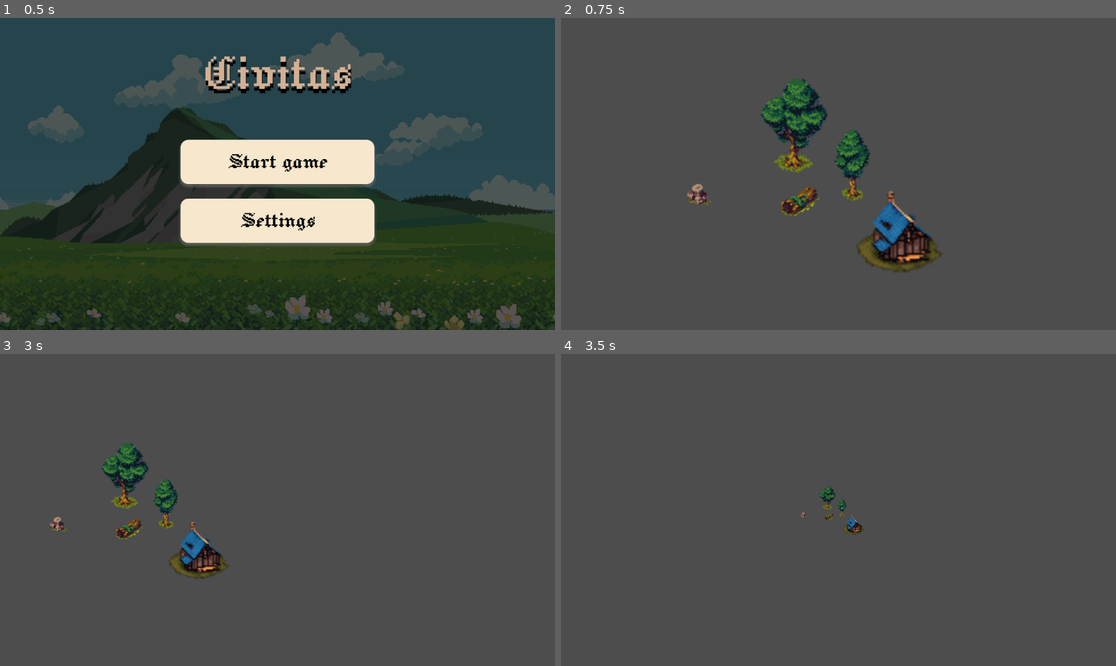
Above: before the commit, frames 1-4 (two rows, left to right).
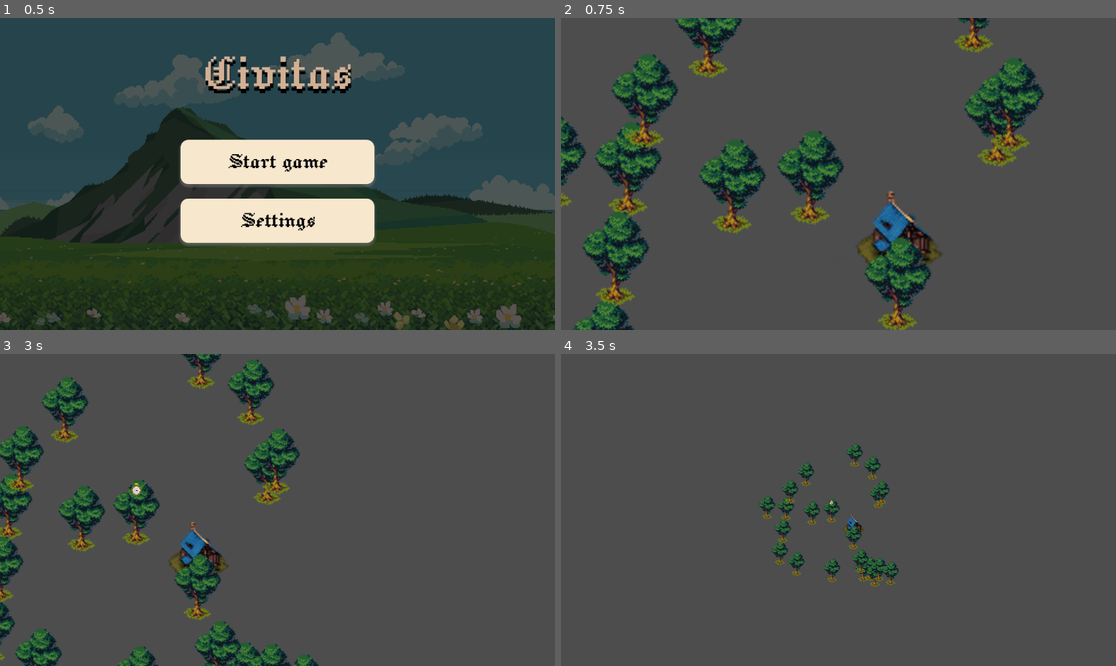
Above: after the commit, the same moments.

Repository: Benji4021/Civitas
Game: Godot game, scene res://Szenen/StartScreen.tscn
Two runs of this game, one before a commit and one after it. Both use one fixed random seed, a clock stepped at 60 frames per second and the inputs below.
Inputs (mouse positions are in pixels of both pictures, inside the frame that each line leads up to):
- Up to frame 1 (0.5 s): no input
- Up to frame 2 (0.75 s): click "Start game" at 0.5 s
- Up to frame 3 (3 s): tap Enter at 1.25, 2.75 s; drag from (233, 463) to (138, 528) at 1.27 s; tap Space at 2 s; drag from (288, 500) to (138, 528) at 2.02 s; hold D (right) from 2.78 s (still down); hold Mouse wheel up (zoom_in) from 2.78 s (still down); click (138, 528) at 2.92 s
- Up to frame 4 (3.5 s): keep holding D (right); keep holding Mouse wheel up (zoom_in)

Frame 1 is identical in both runs. In frame 2, 19% of the frame differs, in the area x 0-88%, y 0-100%; in frame 3, 12%; in frame 4, 2.4%.

Commit message:
Terrain-, Click- und Miningtime änderungen
Click ist jetz ein eigenes Script was von dem abbauen getrennt ist.

Abbauen hat jetz eine variable statt fixer zeit

Generator platziert random Bäume

Diff:
--- a/civitas/Scripts/ClockPopup.gd
+++ b/civitas/Scripts/ClockPopup.gd
@@ -1,14 +1,24 @@
 extends Node2D
 
-func start():
+func start(duration: float):
 	modulate.a = 1.0
-	position = Vector2(0, -20)
+	#position = Vector2(0, -20)
+	var start_y = position.y
+
 
 	var tween = get_tree().create_tween()
-	tween.set_loops(6)
+	var loop_time := 0.5
+	var loops :=int(duration/loop_time)
+	if loops < 1: loops = 1
+	tween.set_loops(loops)
 
-	tween.tween_property(self, "position:y", -30, 0.25)
-	tween.tween_property(self, "position:y", -20, 0.25)
+	tween.tween_property(self, "position:y", start_y - 10, 0.25)
+	tween.tween_property(self, "position:y", start_y, 0.25)
+
+	#für baum auch sowas nehmen
+	# Optional: nach Ende des Abbaus Popup ausblenden
+	# var fade = get_tree().create_tween()
+	# fade.tween_property(self, "modulate:a", 0.0, 0.3)
 
 
 	#await get_tree().create_timer(3.0).timeout
--- /dev/null
+++ b/civitas/Scripts/Global/Terrain_Generator.gd
@@ -0,0 +1,25 @@
+extends Node2D
+
+@export var tree_scene: PackedScene
+@export var amount := 20
+@export var min_time := 1.0
+@export var max_time := 5.0
+
+func _ready():
+	randomize()
+	generate_trees()
+
+func generate_trees():
+	for i in range(amount):
+		var tree = tree_scene.instantiate()
+
+		# zufällige Position (Beispiel)
+		tree.position = Vector2(
+			randf_range(-300, 300),
+			randf_range(-300, 300)
+		)
+
+		# zufällige Abbauzeit vergeben
+		tree.removal_time = randf_range(min_time, max_time)
+
+		add_child(tree)
--- a/civitas/Scripts/clickable.gd
+++ b/civitas/Scripts/clickable.gd
@@ -1,30 +1,10 @@
 extends Area2D
 
-@export var clock_popup_scene: PackedScene
-
-var clicked := false
+signal clicked
 
 func _ready():
 	input_pickable = true
 
-func _input_event(_viewport, event, _shape_idx):
-	if event is InputEventMouseButton \
-	and event.pressed \
-	and event.button_index == MOUSE_BUTTON_LEFT \
-	and not clicked:
-
-		clicked = true
-		handle_click()
-
-
-func handle_click():
-	print("Object!")
-
-	if clock_popup_scene:
-		var popup = clock_popup_scene.instantiate()
-		add_child(popup)
-		popup.start()
-
-	# 3 sek dann Szene löschen
-	await get_tree().create_timer(3.0).timeout
-	queue_free()
+func _input_event(_v, event, _i):
+	if event is InputEventMouseButton and event.pressed and event.button_index == MOUSE_BUTTON_LEFT:
+		emit_signal("clicked")
--- a/civitas/Scripts/map.gd
+++ b/civitas/Scripts/map.gd
@@ -26,7 +26,7 @@
 		return false
 
 	# Place your house
-	var house = preload("res://Assets/house.png").instantiate()
+	var house = preload("res://Szenen/Buildings/TestHouse.tscn").instantiate()
 	house.position = map_to_local(cell)
 	add_child(house)
 
--- /dev/null
+++ b/civitas/Scripts/terrain.gd
@@ -0,0 +1,31 @@
+extends Area2D
+
+@export var clock_popup_scene: PackedScene
+@export var removal_time := 2
+
+
+var clicked := false
+
+func _ready():
+	$Clickable.connect("clicked", _on_clicked)
+
+func _on_clicked():
+	if not clicked:
+		clicked = true
+		handle_click()
+
+
+func handle_click():
+	print("Object!")
+
+	if clock_popup_scene:
+		var popup = clock_popup_scene.instantiate()
+		add_child(popup)
+		popup.position = Vector2(0, -32)
+
+		if popup.has_method("start"):
+			popup.start(removal_time)
+
+	# 3 sek dann Szene löschen
+	await get_tree().create_timer(removal_time).timeout
+	queue_free()
--- a/civitas/Szenen/ClockPopup.tscn
+++ b/civitas/Szenen/ClockPopup.tscn
@@ -1,11 +1,10 @@
 [gd_scene load_steps=3 format=3 uid="uid://b65xy5tq46i7n"]
 
-[ext_resource type="Script" uid="uid://4s443l1si33l" path="res://ClockPopup.gd" id="1_l8vqc"]
+[ext_resource type="Script" uid="uid://4s443l1si33l" path="res://Scripts/ClockPopup.gd" id="1_l8vqc"]
 [ext_resource type="Texture2D" uid="uid://bfw4fs1fm2si7" path="res://Assets/Special/clock.png" id="2_wli28"]
 
 [node name="ClockPopup" type="Node2D"]
 script = ExtResource("1_l8vqc")
 
 [node name="Sprite2D" type="Sprite2D" parent="."]
-scale = Vector2(0.025, 0.025)
 texture = ExtResource("2_wli28")
--- a/civitas/Szenen/Main.tscn
+++ b/civitas/Szenen/Main.tscn
@@ -1,25 +1,10 @@
-[gd_scene load_steps=11 format=4 uid="uid://c7gaeajity5ts"]
-
+[gd_scene load_steps=6 format=3 uid="uid://c7gaeajity5ts"]
 
 [ext_resource type="Script" uid="uid://bl2ylwabts7xs" path="res://Scripts/camera.gd" id="1_cam"]
-[ext_resource type="Texture2D" uid="uid://dksx1g0c8lrkk" path="res://Assets/TopDownFantasy-Forest/Tiles/spritesheet.png" id="2_tex"]
 [ext_resource type="PackedScene" uid="uid://d2gjndsdup4kr" path="res://Szenen/Terrain/big_Tree.tscn" id="3_big"]
-[ext_resource type="PackedScene" uid="uid://rn2cxvngeeb8" path="res://Szenen/Terrain/small_Tree.tscn" id="4_small"]
-[ext_resource type="PackedScene" uid="uid://bk2rdkiu3ymdr" path="res://Szenen/Terrain/stone.tscn" id="5_stone"]
-[ext_resource type="PackedScene" uid="uid://c75r3ex3jft7i" path="res://Szenen/Terrain/trunk.tscn" id="6_trunk"]
+[ext_resource type="Script" uid="uid://c0nlk0ggqgikl" path="res://Scripts/Global/Terrain_Generator.gd" id="5_64mrx"]
 [ext_resource type="PackedScene" uid="uid://vwllfvx6nkwv" path="res://Szenen/Buildings/TestHouse.tscn" id="7_house"]
-[ext_resource type="PackedScene" uid="uid://77qt1jvdsb8f" path="res://Szenen/MainUI.tscn" id="8_ui"]
-
-
-[sub_resource type="TileSetAtlasSource" id="TileSetAtlasSource_org3e"]
-texture = ExtResource("2_tex")
-texture_region_size = Vector2i(32, 32)
-0:0/0 = 0
-
-[sub_resource type="TileSet" id="TileSet_0r0to"]
-tile_shape = 1
-tile_size = Vector2i(32, 16)
-sources/0 = SubResource("TileSetAtlasSource_org3e")
+[ext_resource type="PackedScene" uid="uid://77qt1jvdsb8f" path="res://Szenen/Test/MainUI.tscn" id="8_ui"]
 
 [node name="Node2D" type="Node2D"]
 
@@ -29,23 +14,16 @@
 script = ExtResource("1_cam")
 
 [node name="MainUi" parent="Camera2D" instance=ExtResource("8_ui")]
-offset_left = -386.00006
-offset_top = -132.00003
-offset_right = -386.00006
-offset_bottom = -132.00003
 scale = Vector2(0.6, 0.4)
-
-[node name="Tree" parent="." instance=ExtResource("3_big")]
-position = Vector2(-46, -50)
-
-[node name="Tree2" parent="." instance=ExtResource("4_small")]
-position = Vector2(14, -9)
-
-[node name="Tree3" parent="." instance=ExtResource("5_stone")]
-position = Vector2(-144, 21)
-
-[node name="Tree4" parent="." instance=ExtResource("6_trunk")]
-position = Vector2(-40, 28)
+transform = Transform2D(0.6, 0, 0, 0.4, 0, 0)
 
 [node name="TestHouse" parent="." instance=ExtResource("7_house")]
 position = Vector2(62, 62)
+
+[node name="Tree" parent="." instance=ExtResource("3_big")]
+position = Vector2(-29, 4)
+
+[node name="Generator" type="Node2D" parent="."]
+position = Vector2(-29, 4)
+script = ExtResource("5_64mrx")
+tree_scene = ExtResource("3_big")
--- a/civitas/Szenen/Terrain/big_Tree.tscn
+++ b/civitas/Szenen/Terrain/big_Tree.tscn
@@ -1,8 +1,9 @@
-[gd_scene load_steps=5 format=3 uid="uid://d2gjndsdup4kr"]
+[gd_scene load_steps=6 format=3 uid="uid://d2gjndsdup4kr"]
 
-[ext_resource type="Script" uid="uid://c12uf4wefv1xs" path="res://Scripts/clickable.gd" id="1_cwwtg"]
+[ext_resource type="Script" uid="uid://c12uf4wefv1xs" path="res://Scripts/terrain.gd" id="1_cwwtg"]
 [ext_resource type="Texture2D" uid="uid://1ym1yi2jlbkc" path="res://Assets/TopDownFantasy-Forest/Decorations/Big_tree_grass.png" id="1_s53wf"]
 [ext_resource type="PackedScene" uid="uid://dp5nofyxxvub8" path="res://Szenen/Test/ClockPopup.tscn" id="2_r25ew"]
+[ext_resource type="Script" uid="uid://bde32budf5qan" path="res://Scripts/clickable.gd" id="4_b47o3"]
 
 [sub_resource type="RectangleShape2D" id="RectangleShape2D_cwwtg"]
 
@@ -13,6 +14,9 @@
 [node name="Sprite2D" type="Sprite2D" parent="."]
 texture = ExtResource("1_s53wf")
 
-[node name="CollisionShape2D" type="CollisionShape2D" parent="."]
+[node name="Clickable" type="Area2D" parent="."]
+script = ExtResource("4_b47o3")
+
+[node name="CollisionShape2D" type="CollisionShape2D" parent="Clickable"]
 scale = Vector2(3.5, 5)
 shape = SubResource("RectangleShape2D_cwwtg")
--- a/civitas/Szenen/Terrain/small_Tree.tscn
+++ b/civitas/Szenen/Terrain/small_Tree.tscn
@@ -1,6 +1,6 @@
 [gd_scene load_steps=5 format=3 uid="uid://rn2cxvngeeb8"]
 
-[ext_resource type="Script" uid="uid://c12uf4wefv1xs" path="res://Scripts/clickable.gd" id="1_rj51l"]
+[ext_resource type="Script" uid="uid://c12uf4wefv1xs" path="res://Scripts/terrain.gd" id="1_rj51l"]
 [ext_resource type="PackedScene" uid="uid://dp5nofyxxvub8" path="res://Szenen/Test/ClockPopup.tscn" id="2_egtdd"]
 [ext_resource type="Texture2D" uid="uid://0xbgqi4s4fqt" path="res://Assets/TopDownFantasy-Forest/Decorations/small_tree_grass.png" id="2_rj51l"]
 
--- a/civitas/Szenen/Terrain/stone.tscn
+++ b/civitas/Szenen/Terrain/stone.tscn
@@ -1,6 +1,6 @@
 [gd_scene load_steps=5 format=3 uid="uid://bk2rdkiu3ymdr"]
 
-[ext_resource type="Script" uid="uid://c12uf4wefv1xs" path="res://Scripts/clickable.gd" id="1_ql278"]
+[ext_resource type="Script" uid="uid://c12uf4wefv1xs" path="res://Scripts/terrain.gd" id="1_ql278"]
 [ext_resource type="Texture2D" uid="uid://pma38q75x878" path="res://Assets/TopDownFantasy-Forest/Decorations/Rock.png" id="2_ql278"]
 [ext_resource type="PackedScene" uid="uid://dp5nofyxxvub8" path="res://Szenen/Test/ClockPopup.tscn" id="2_ynly3"]
 
--- a/civitas/Szenen/Terrain/trunk.tscn
+++ b/civitas/Szenen/Terrain/trunk.tscn
@@ -1,6 +1,6 @@
 [gd_scene load_steps=5 format=3 uid="uid://c75r3ex3jft7i"]
 
-[ext_resource type="Script" uid="uid://c12uf4wefv1xs" path="res://Scripts/clickable.gd" id="1_rj51l"]
+[ext_resource type="Script" uid="uid://c12uf4wefv1xs" path="res://Scripts/terrain.gd" id="1_rj51l"]
 [ext_resource type="Texture2D" uid="uid://dy4pm1wlim8ly" path="res://Assets/TopDownFantasy-Forest/Decorations/Trunk.png" id="2_1jegd"]
 [ext_resource type="PackedScene" uid="uid://dp5nofyxxvub8" path="res://Szenen/Test/ClockPopup.tscn" id="2_d3enp"]
 
--- a/civitas/Szenen/Test/ClockPopup.tscn
+++ b/civitas/Szenen/Test/ClockPopup.tscn
@@ -1,9 +1,11 @@
-[gd_scene load_steps=2 format=3 uid="uid://dp5nofyxxvub8"]
+[gd_scene load_steps=3 format=3 uid="uid://dp5nofyxxvub8"]
 
 [ext_resource type="Script" uid="uid://4s443l1si33l" path="res://Scripts/ClockPopup.gd" id="1_kyx3y"]
+[ext_resource type="Texture2D" uid="uid://bfw4fs1fm2si7" path="res://Assets/Special/clock.png" id="2_khprx"]
 
 [node name="ClockPopup" type="Node2D"]
 script = ExtResource("1_kyx3y")
 
 [node name="Sprite2D" type="Sprite2D" parent="."]
 scale = Vector2(0.025, 0.025)
+texture = ExtResource("2_khprx")
Not shown, added: civitas/Scripts/Global/Terrain_Generator.gd.uid
Not shown, changed: civitas/Scripts/clickable.gd.uid
Not shown, added: civitas/Scripts/terrain.gd.uid
